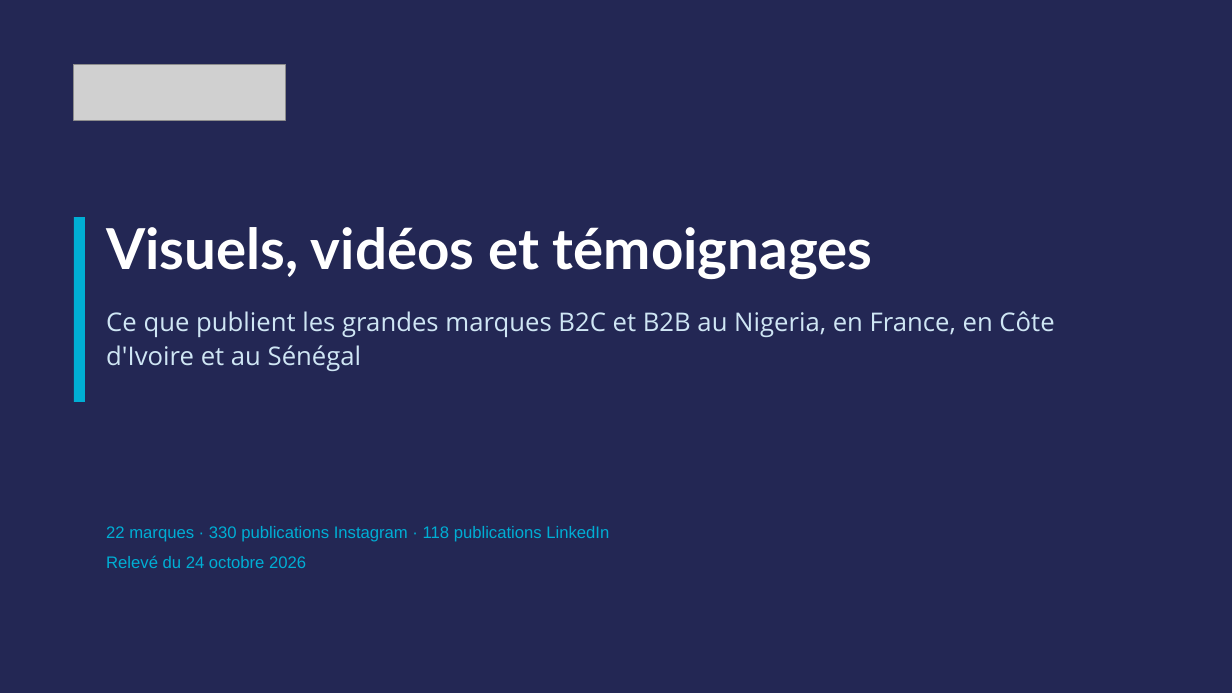
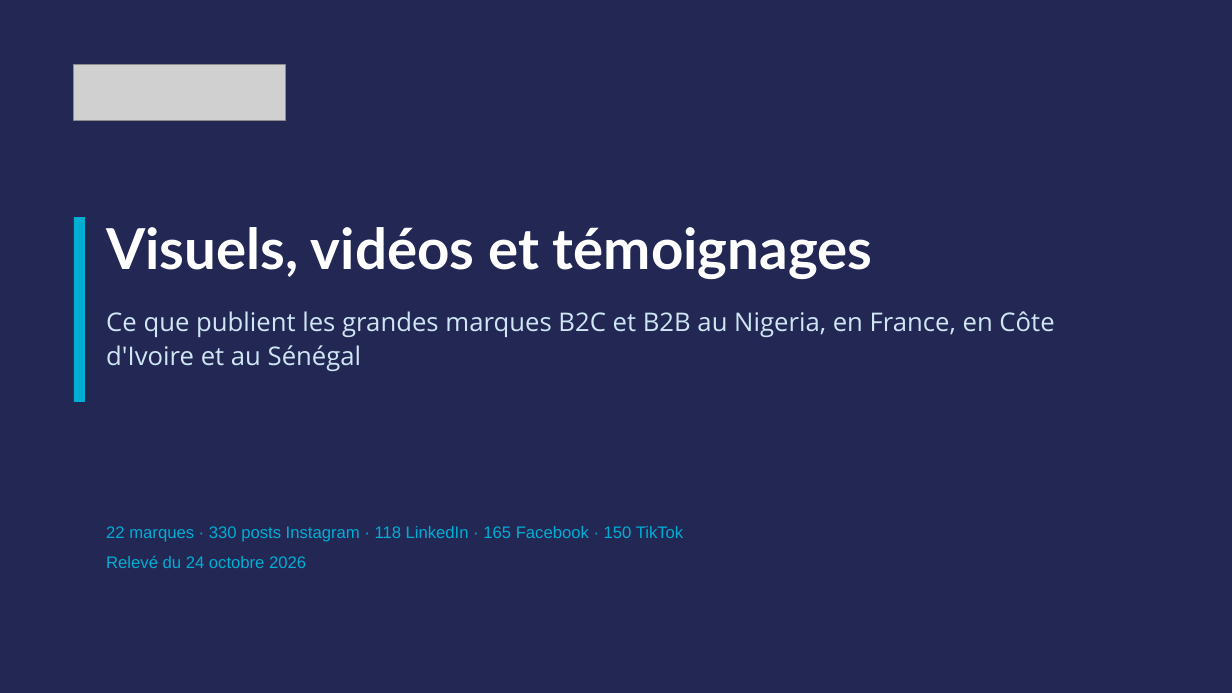
Before and after one commit to leslita06/fatima-unifood-fictif, a slide deck: slide 1 of benchmark-visuels/2026-10-24_benchmark-visuels-videos.pptx. Drawn at 1232x693 pixels with LibreOffice and Linux fonts; fonts in the diff are those of the drawing; grey boxes stand for pictures. Boxes give left, top, right and bottom in pixels: in the first picture for what was removed or moved away, otherwise in the second. Text is boxed around its words. In the diff, an @@ line names an element or a change of style, - is before the commit and + after.

```diff
--- a/benchmark-visuels/2026-10-24_benchmark-visuels-videos.pptx
+++ b/benchmark-visuels/2026-10-24_benchmark-visuels-videos.pptx
@@ text at [106,526,684,542]: text changed @@
-22 marques · 330 publications Instagram · 118 publications LinkedIn
+22 marques · 330 posts Instagram · 118 LinkedIn · 165 Facebook · 150 TikTok
```
Also in this commit, not shown: 7 other slides changed, 4 slides added, 1 other file.
